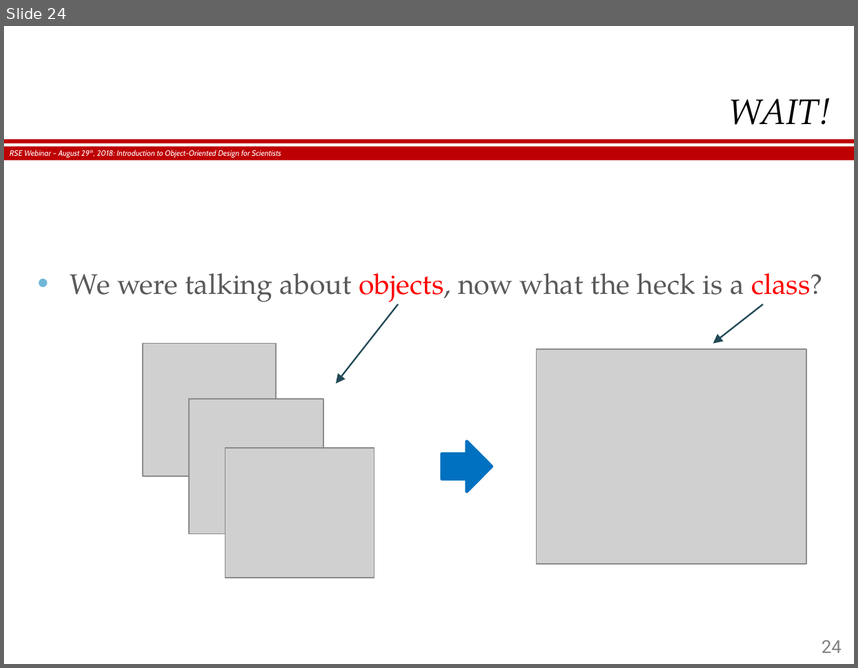
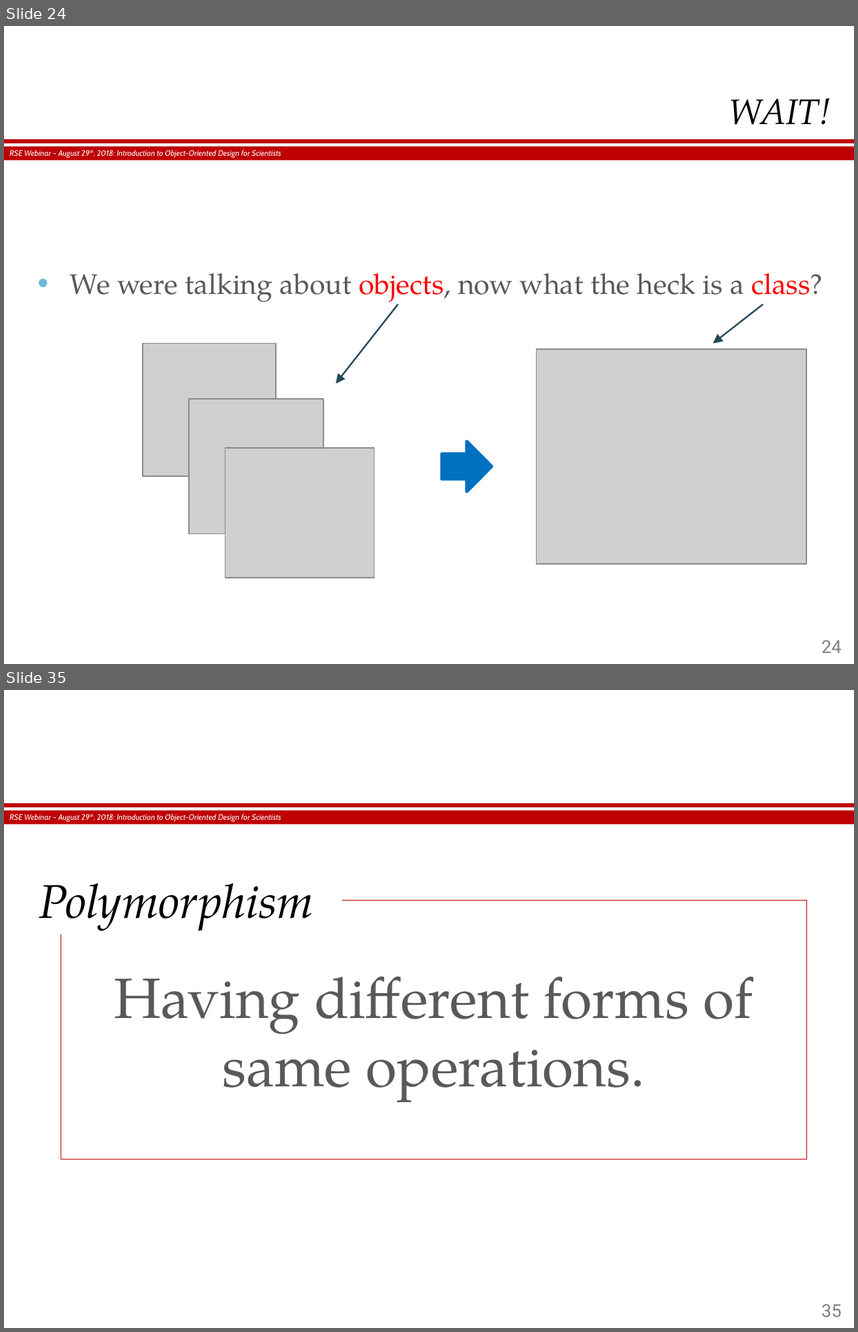
Before and after one commit to hergin/ObjectOrientedMethodology, a slide deck: RSE Webinar - 08.29.2018.pptx. Shown one above the other, each under a label of ours: slide 24 before the commit, slides 24 and 35 after it; the slides between them are not shown. The pictures are 858x668 and 858x1332 pixels, drawn with LibreOffice and Linux fonts; fonts in the diff are those of the drawing; grey boxes stand for pictures; background and template pictures are left out. Boxes give left, top, right and bottom in pixels: in the first picture for what was removed or moved away, otherwise in the second. Text is boxed around its words. In the diff, an @@ line names an element or a change of style, - is before the commit and + after.

```diff
--- a/RSE Webinar - 08.29.2018.pptx
+++ b/RSE Webinar - 08.29.2018.pptx
@@ slide 35 added at [4,690,854,1328], background #FFFFFF; not listed: 3 template elements that a slide beside it also shows @@
@@ title added at [38,883,314,936], 30 pt, text #000000, italic @@
+Polymorphism
@@ text added at [61,901,806,1159], outline #C00000 0.75 pt, 36 pt, text #595959 @@
+Having different forms of same operations.
@@ page number added at [822,1303,842,1317], 11.2 pt, text #808080 @@
+35
```
Also in this commit, not shown: 8 slides changed, 29 other slides added, 4 other files.
